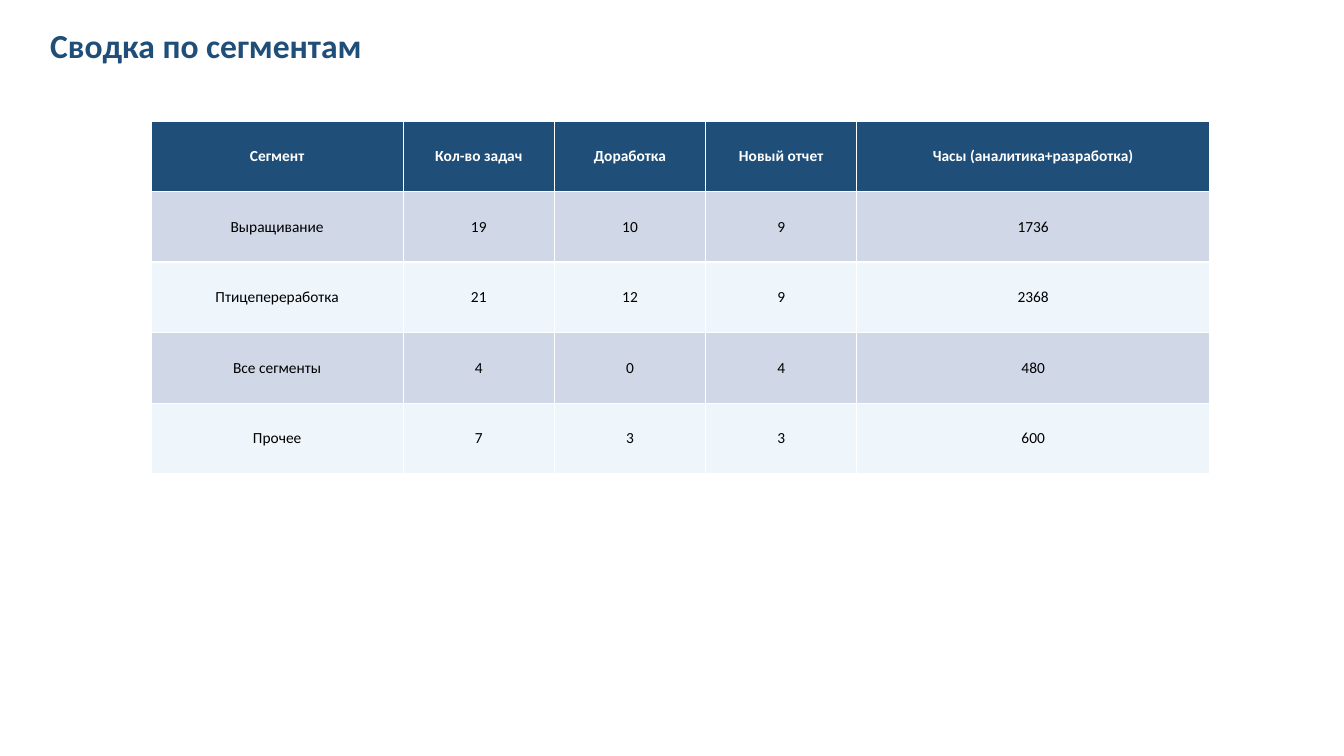
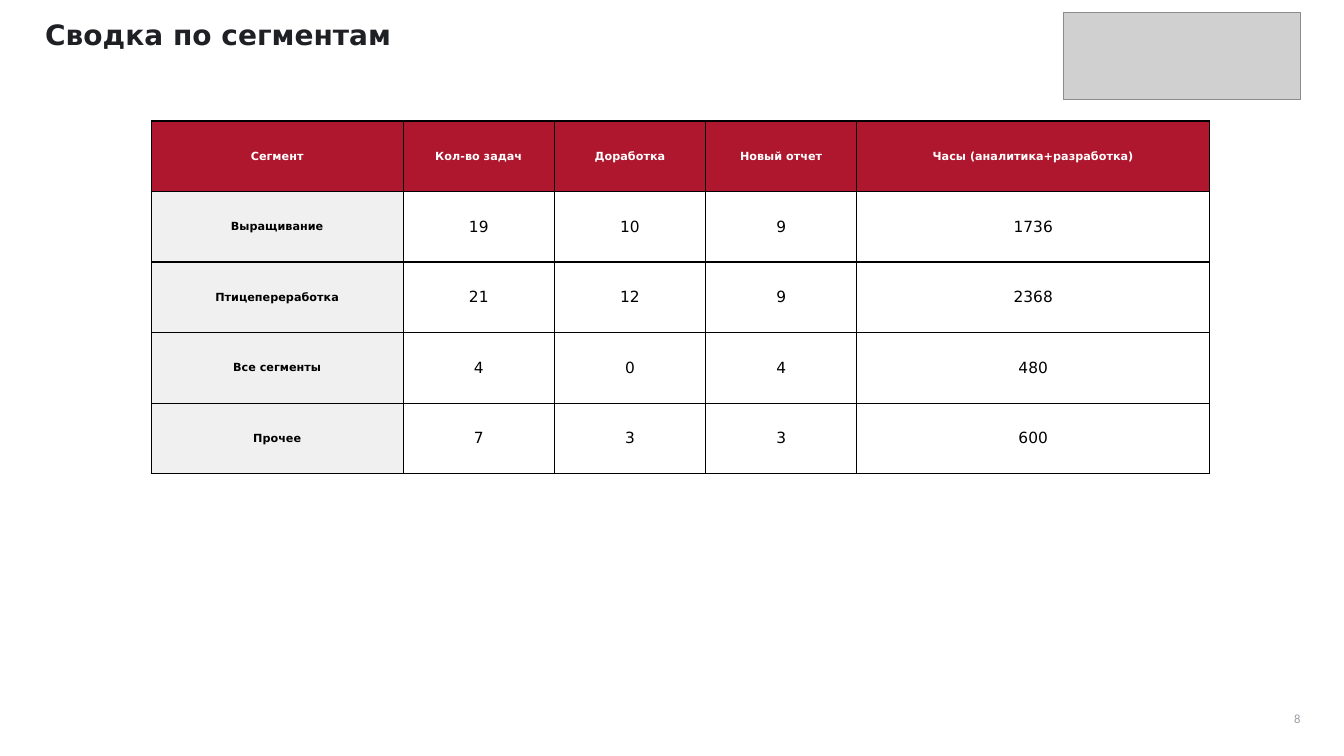
Before and after one commit to sokrat-in-me/pptx, a slide deck: slide 9 of Критика_отчетности_ERP_по_сегментам.pptx. Drawn at 1344x756 pixels with LibreOffice and Linux fonts; fonts in the diff are those of the drawing; grey boxes stand for pictures. Boxes give left, top, right and bottom in pixels: in the first picture for what was removed or moved away, otherwise in the second. Text is boxed around its words. In the diff, an @@ line names an element or a change of style, - is before the commit and + after.

```diff
--- a/Критика_отчетности_ERP_по_сегментам.pptx
+++ b/Критика_отчетности_ERP_по_сегментам.pptx
@@ text "Сводка по сегментам": place and size @@
-text "Сводка по сегментам" at bbox=[50, 36, 361, 64]
+text "Сводка по сегментам" at bbox=[45, 24, 391, 49]
@@ text "Сводка по сегментам" at bbox=[45, 24, 391, 49]: size 24 to 20 pt, font Calibri to DejaVu Sans, text colour #1F4E79 to #1E2024 @@
@@ picture added at bbox=[1064, 12, 1301, 100] @@
@@ table at bbox=[151, 121, 1210, 474] @@
@@ fill #1F4E79 to #AE172D in row 1 @@
@@ fill #D0D8E8 to #F0F0F0 in 2 cells @@
@@ fill #D0D8E8 to #FFFFFF in 8 cells @@
@@ fill #EEF5FB to #F0F0F0 in 2 cells @@
@@ fill #EEF5FB to #FFFFFF in 8 cells @@
@@ size 11 to 8 pt in "Сегмент", "Кол-во задач", "Доработка", "Новый отчет" and 5 more places @@
@@ font Calibri to DejaVu Sans @@
@@ bold on in "Выращивание", "Птицепереработка", "Все сегменты", "Прочее" @@
@@ borders changed @@
@@ text added at bbox=[1294, 714, 1300, 723], 9 pt, text #9AA0A6 @@
+8
```
Also in this commit, not shown: 8 other slides changed, 3 other files.
